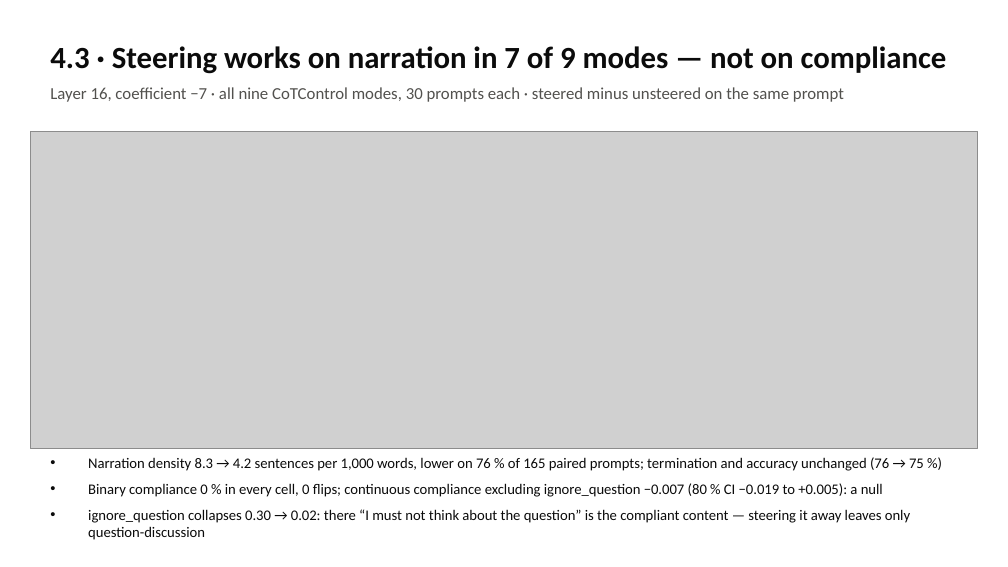
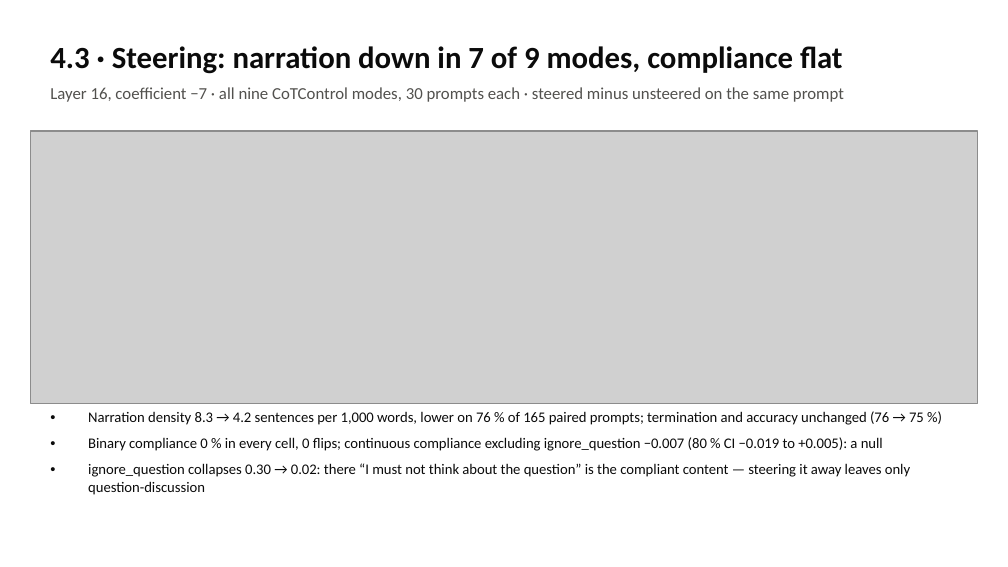
Before and after one commit to kleopatra102/cot-control-ft, a slide deck: slide 10 of META_DISCUSSION_SUMMARY.pptx. Drawn at 1008x567 pixels with LibreOffice and Linux fonts; fonts in the diff are those of the drawing; grey boxes stand for pictures. Boxes give left, top, right and bottom in pixels: in the first picture for what was removed or moved away, otherwise in the second. Text is boxed around its words. In the diff, an @@ line names an element or a change of style, - is before the commit and + after.

```diff
--- a/META_DISCUSSION_SUMMARY.pptx
+++ b/META_DISCUSSION_SUMMARY.pptx
@@ text at bbox=[50, 46, 843, 74]: text changed @@
-4.3 · Steering works on narration in 7 of 9 modes — not on compliance
+4.3 · Steering: narration down in 7 of 9 modes, compliance flat
@@ picture: place and size @@
-picture at bbox=[30, 131, 978, 449]
+picture at bbox=[30, 131, 978, 403]
@@ text "Narration density 8.3 → 4.2 ...": place and size @@
-text "Narration density 8.3 → 4.2 ..." at bbox=[88, 457, 924, 540]
+text "Narration density 8.3 → 4.2 ..." at bbox=[88, 411, 924, 495]
```
Also in this commit, not shown: 1 other slide changed, 1 other file.
